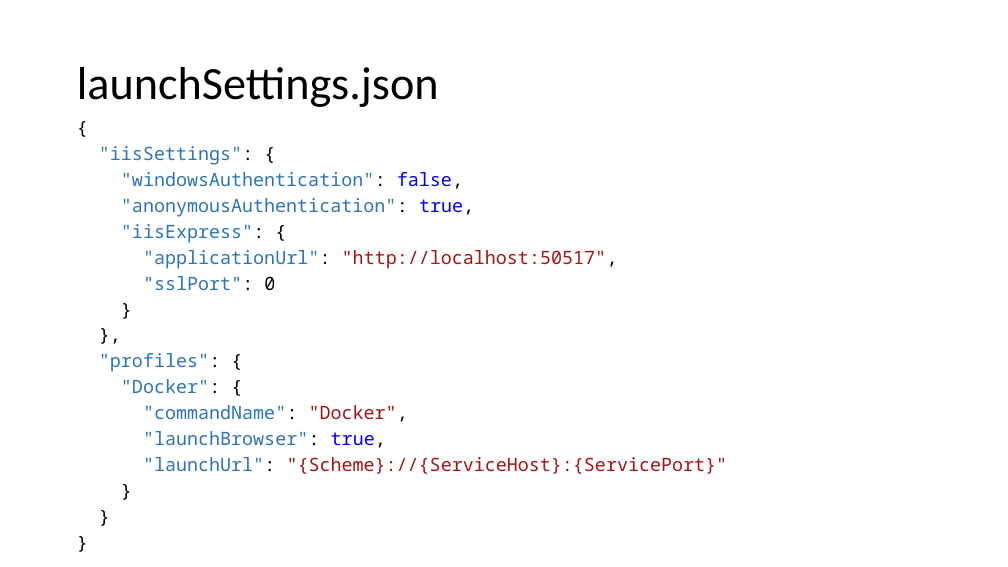
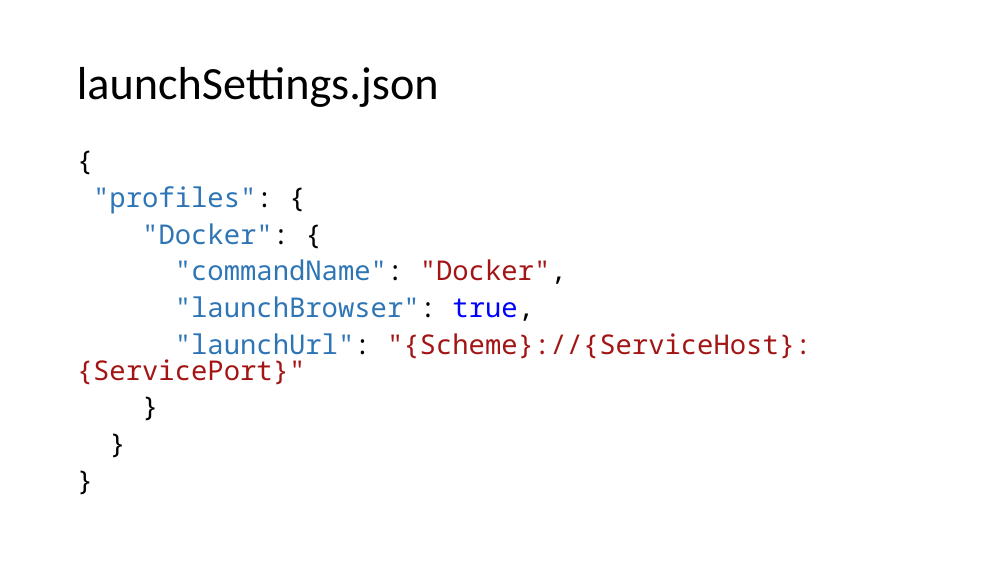
Before and after one commit to kugushev/presentations, a slide deck: slide 4 of 2019_VisualStudio-And-Docker/Presentation.pptx (slide 5 before the commit). Drawn at 1008x567 pixels with LibreOffice and Linux fonts; fonts in the diff are those of the drawing. Boxes give left, top, right and bottom in pixels: in the first picture for what was removed or moved away, otherwise in the second. Text is boxed around its words. In the diff, an @@ line names an element or a change of style, - is before the commit and + after.

Commit message:
update presentation

```diff
--- a/2019_VisualStudio-And-Docker/Presentation.pptx
+++ b/2019_VisualStudio-And-Docker/Presentation.pptx
@@ text "{": place and size @@
-text "{" at [99,146,728,474]
+text "{" at [77,186,811,385]
@@ text "{" at [77,186,811,385]: size 17.5 to 25.9 pt; line spacing 0.7 to 0.8 @@
@@ text at [99,146,618,290]: paragraphs removed @@
-"iisSettings": {
-"windowsAuthentication": false,
-"anonymousAuthentication": true,
-"iisExpress": {
-"applicationUrl": "http://localhost:50517",
-"sslPort": 0
-}
-},
```
Also in this commit, not shown: 1 other slide changed, 11 slides added.
